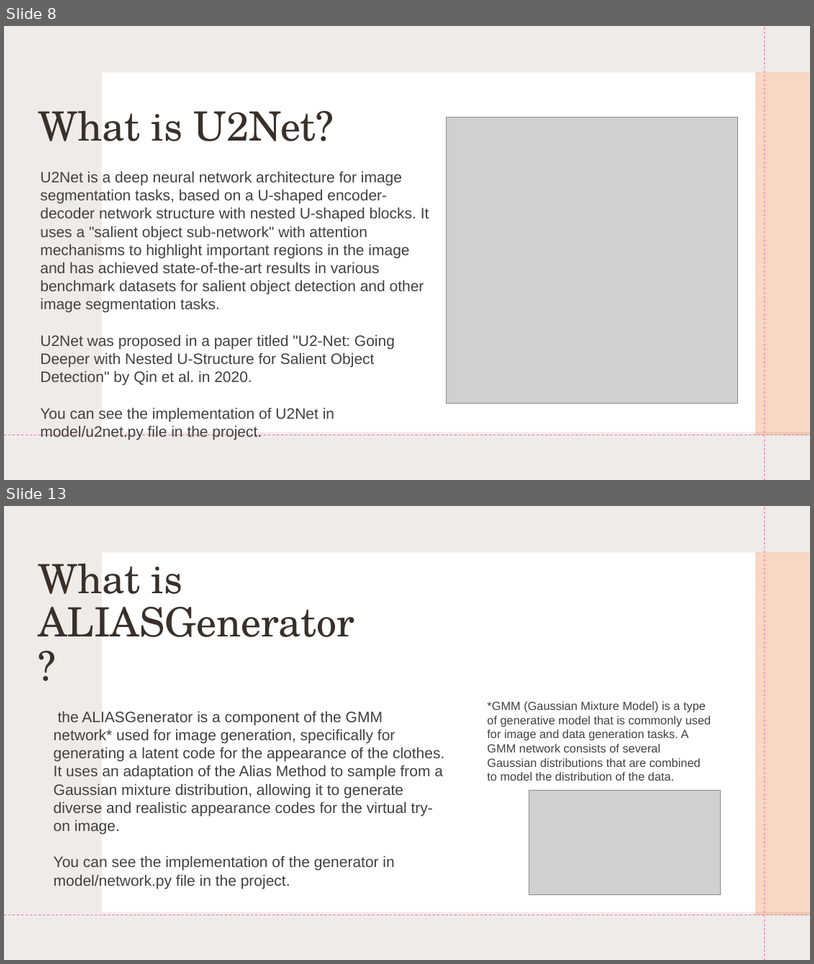
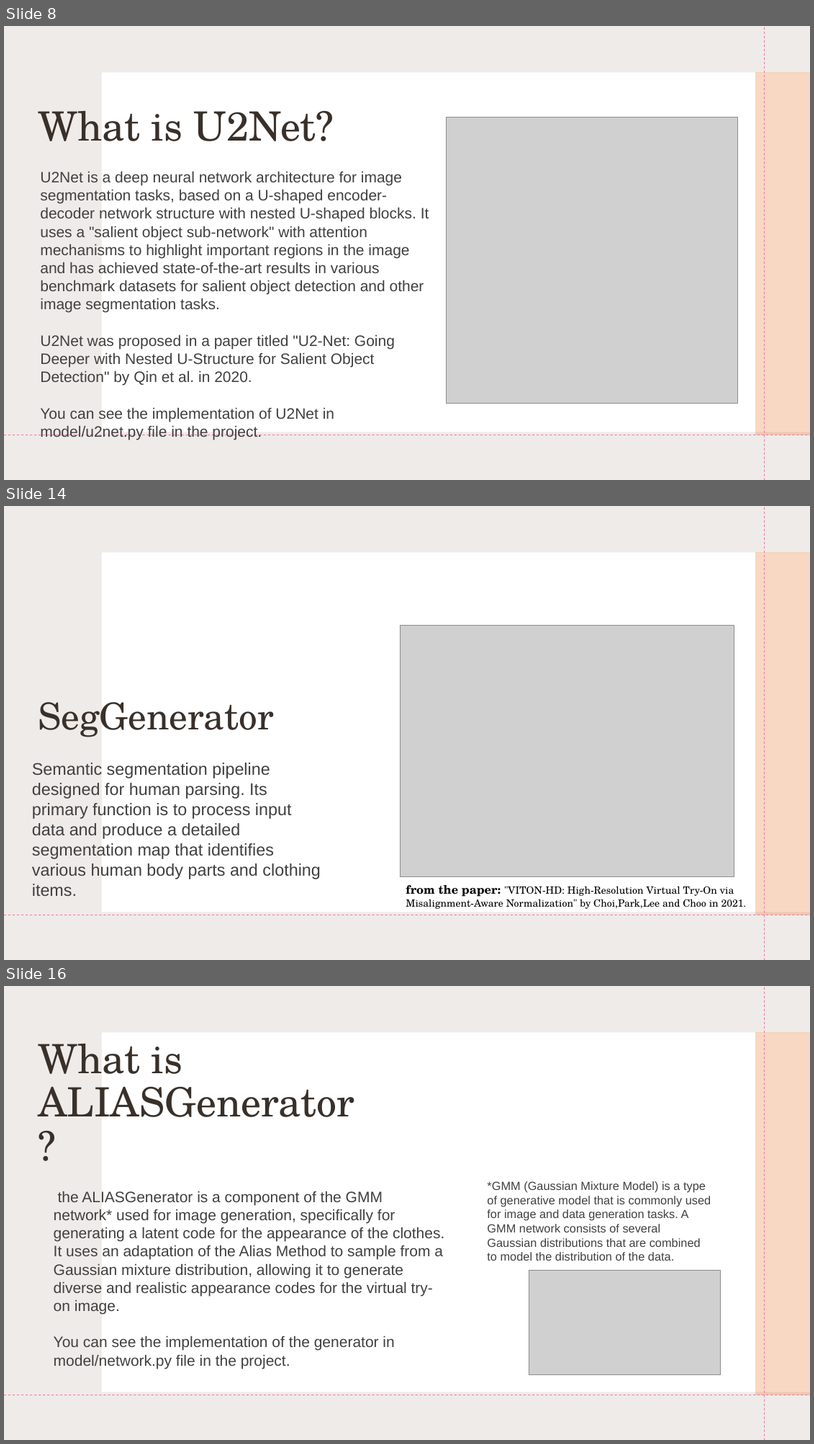
Before and after one commit to shirsneh/virtual_clothes_try_on_assistant, a slide deck: project presentation.pptx. Shown one above the other, each under a label of ours: slides 8 and 13 before the commit, slides 8, 14 and 16 after it; the slides between them are not shown. The pictures are 814x964 and 814x1444 pixels, drawn with LibreOffice and Linux fonts; fonts in the diff are those of the drawing; grey boxes stand for pictures. Boxes give left, top, right and bottom in pixels: in the first picture for what was removed or moved away, otherwise in the second. Text is boxed around its words. In the diff, an @@ line names an element or a change of style, - is before the commit and + after.

```diff
--- a/project presentation.pptx
+++ b/project presentation.pptx
@@ slide 14 added at (x1=4, y1=506, x2=810, y2=960), background #FFFFFF; not listed: 2 template elements that a slide beside it also shows @@
@@ rectangle added at (x1=4, y1=506, x2=810, y2=960), fill #E5DEDB at 35% opacity @@
@@ line added from (764, 960) to (764, 507), #F371A3 0.75 pt dashed @@
@@ rectangle added at (x1=102, y1=553, x2=810, y2=912), fill #FFFFFF @@
@@ rectangle added at (x1=756, y1=552, x2=810, y2=914), fill #E4650E at 25% opacity @@
@@ picture added at (x1=401, y1=626, x2=735, y2=877) @@
@@ title added at (x1=38, y1=702, x2=274, y2=737), 44 pt, text #39302A @@
+SegGenerator
@@ subtitle added at (x1=32, y1=762, x2=320, y2=896), 20 pt, text #404040 @@
+Semantic segmentation pipeline designed for human parsing. Its primary function is to process input data and produce a detailed segmentation map that identifies various human body parts and clothing items.
@@ text added at (x1=406, y1=885, x2=747, y2=908), 12 pt, text #000000 @@
+from the paper: "VITON-HD: High-Resolution Virtual Try-On via Misalignment-Aware Normalization" by Choi,Park,Lee and Choo in 2021.
@@ line added from (4, 914) to (810, 914), #F371A3 0.75 pt dashed @@
@@ what was slide 13 is now slide 16 @@
```
Also in this commit, not shown: 10 slides changed, 2 other slides added, 1 other file.
